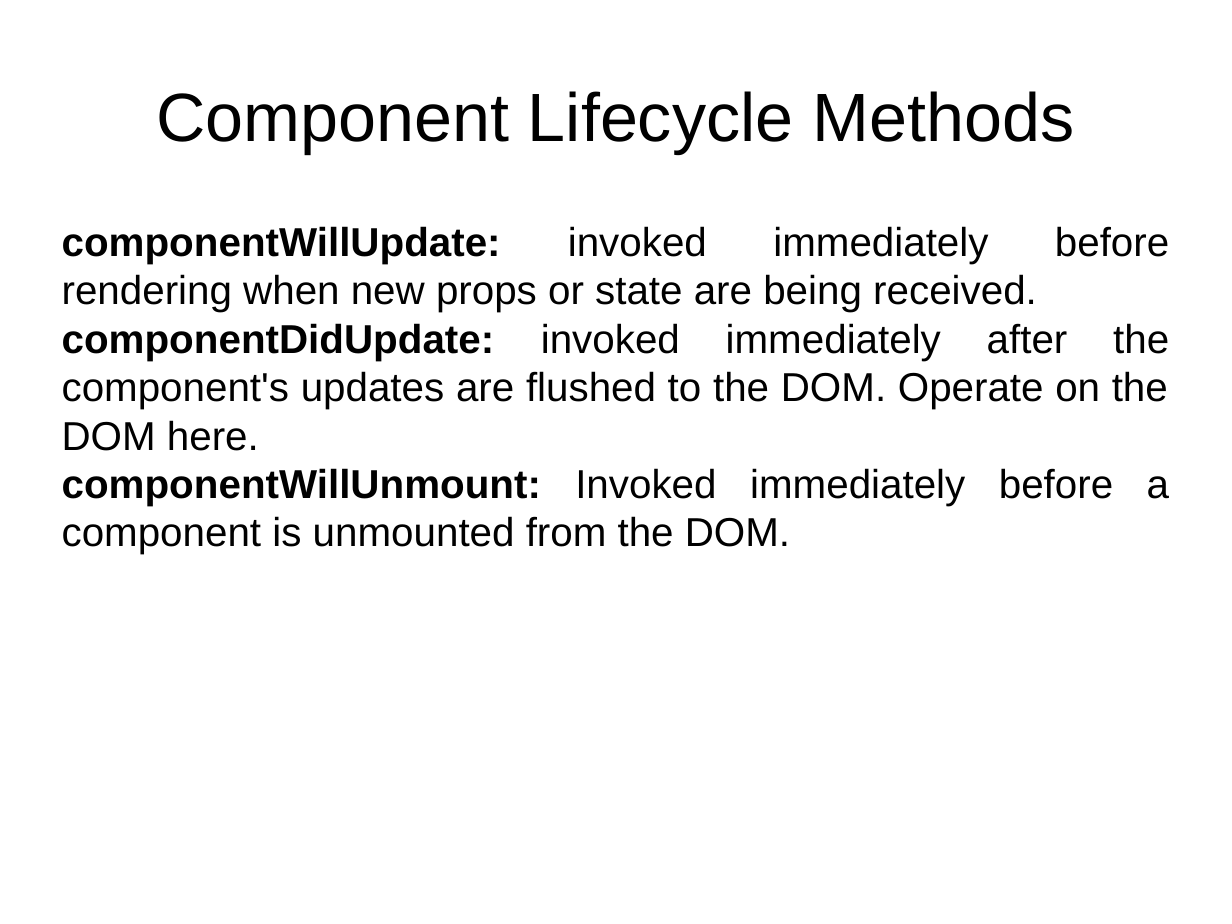
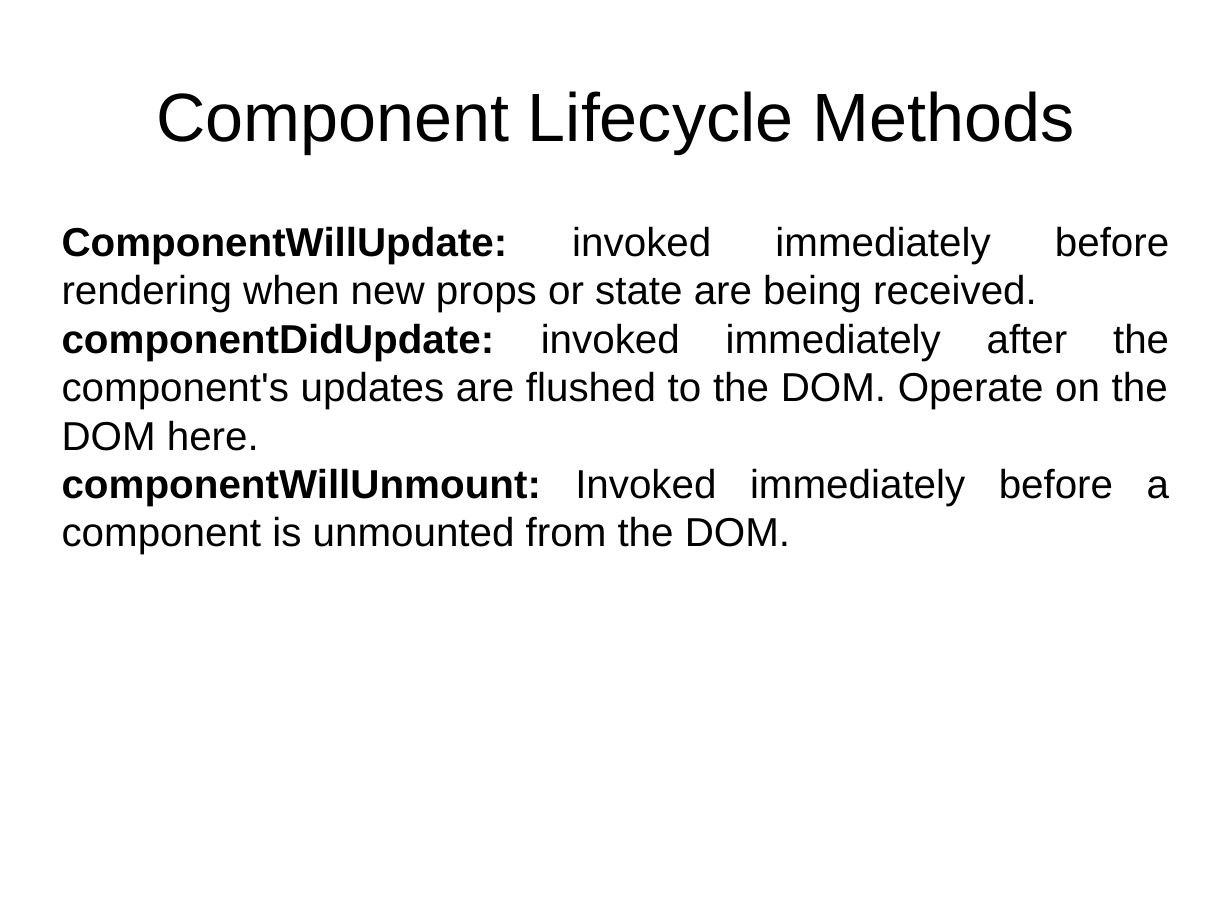
Before and after one commit to lnvtphu/MUsers, a slide deck: slide 15 of document/Presentation.pptx (slide 5 before the commit). Drawn at 1232x924 pixels with LibreOffice and Linux fonts; fonts in the diff are those of the drawing. Boxes give left, top, right and bottom in pixels: in the first picture for what was removed or moved away, otherwise in the second. Text is boxed around its words. In the diff, an @@ line names an element or a change of style, - is before the commit and + after.

```diff
--- a/document/Presentation.pptx
+++ b/document/Presentation.pptx
@@ text at (x1=62, y1=226, x2=1169, y2=312): text changed @@
-componentWillUpdate: invoked immediately before rendering when new props or state are being received.
+ComponentWillUpdate: invoked immediately before rendering when new props or state are being received.
```
Also in this commit, not shown: 1 other slide changed, 11 slides added, 7 other files.
